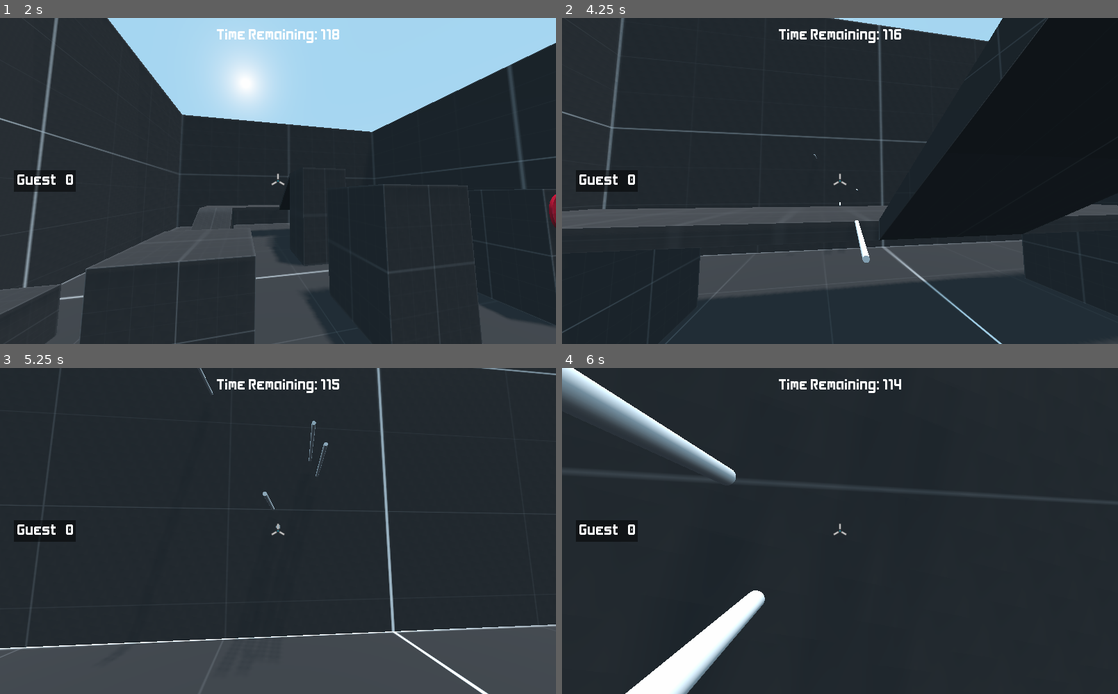
Above: before the commit, frames 1-4 (two rows, left to right).
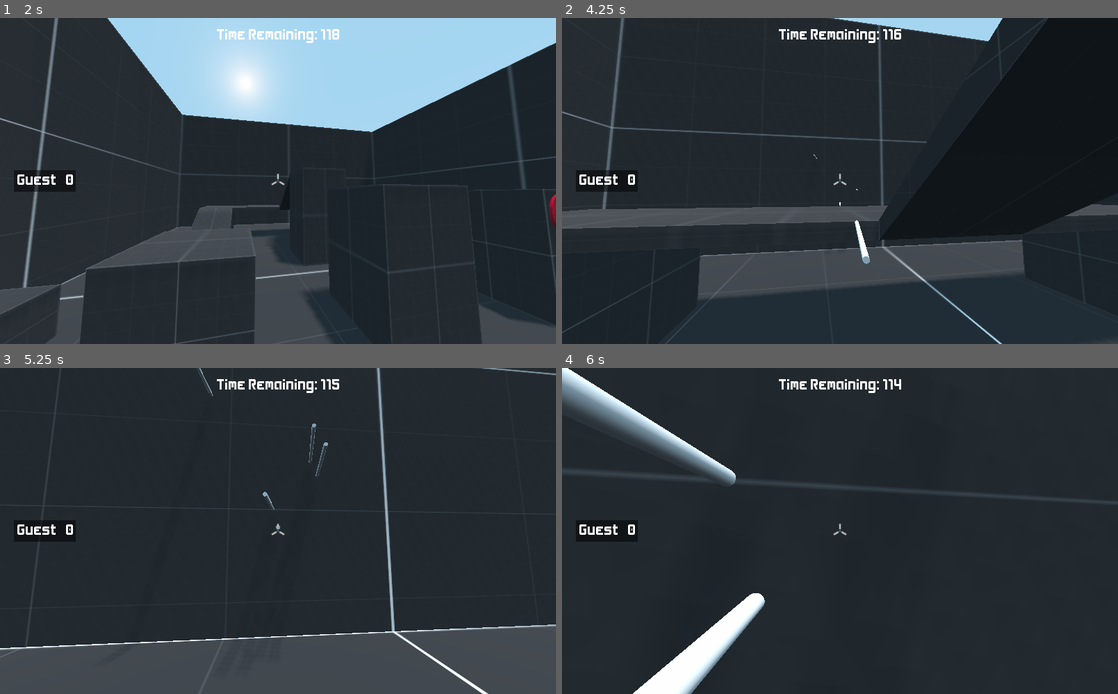
Above: after the commit, the same moments.

Repository: kdreese/godot-3D-shooter-project
Game: Godot game, scene res://src/states/Menu.tscn
Two runs of this game, one before a commit and one after it. Both use one fixed random seed, a clock stepped at 60 frames per second and the inputs below.
Inputs (mouse positions are in pixels of both pictures, inside the frame that each line leads up to):
- Up to frame 1 (2 s): click "Free Play" at 0.5 s; tap Enter at 1.25 s; move the mouse to (305, 181) at 1.27 s; press the mouse at (305, 181) at 1.28 s; hold W (move_forwards) from 1.28 s (still down); tap Space (jump) at 1.52 s
- Up to frame 2 (4.25 s): keep holding W (move_forwards); move the mouse to (812, 181) at 2.02 s; release the mouse at (812, 181) at 2.03 s; click (812, 181) at 2.1 s; tap Space (jump) at 2.27, 3.77 s; move the mouse to (851, 174) at 2.77 s; press the mouse at (851, 174) at 2.78 s; move the mouse to (834, 187) at 3.52 s; release the mouse at (834, 187) at 3.53 s; click (834, 187) at 3.6 s
- Up to frame 3 (5.25 s): keep holding W (move_forwards); move the mouse to (316, 534) at 4.27 s; press the mouse at (316, 534) at 4.28 s; tap Space (jump) at 4.52 s; move the mouse to (233, 527) at 5.02 s; release the mouse at (233, 527) at 5.03 s; click (233, 527) at 5.1 s
- Up to frame 4 (6 s): keep holding W (move_forwards); tap Space (jump) at 5.27 s; move the mouse to (845, 531) at 5.77 s; press the mouse at (845, 531) at 5.78 s

Frame 1 is identical in both runs. In frame 2, less than 0.1% of the frame differs, in the area x 45-56%, y 41-76%; in frame 3, less than 0.1%; in frame 4, 2.0%, in the area x 0-37%, y 0-100%.

Commit message:
Added initial arrow functionality

Diff:
--- a/src/objects/Player.gd
+++ b/src/objects/Player.gd
@@ -1,6 +1,7 @@
 extends KinematicBody
 
 
+signal shoot
 signal player_death
 
 
@@ -58,8 +59,7 @@
 		handle_mouse_movement(event as InputEventMouseMotion)
 		get_tree().set_input_as_handled()
 	elif event.is_action_pressed("shoot"):
-		if is_active:
-			shoot()
+		emit_signal("shoot")
 		get_tree().set_input_as_handled()
 
 
@@ -176,14 +176,9 @@
 	is_vulnerable = false
 
 
-func shoot():
+func shooting_sound():
 	var stream_player := shooting.get_children()[rand_range(0, shooting.get_child_count())] as AudioStreamPlayer3D
 	stream_player.play()
-	var arrow := Arrow.instance()
-	arrow.archer = self
-	arrow.transform = $Camera.global_transform
-	arrow.velocity = $Camera.get_global_transform().basis.z.normalized() * -SHOT_SPEED
-	get_tree().get_root().get_node("Game").add_child(arrow)
 
 
 func _on_Hurtbox_body_entered(body:Node) -> void:
--- a/src/objects/Target.gd
+++ b/src/objects/Target.gd
@@ -12,7 +12,6 @@
 
 
 remote func destroy_self(player_id: int) -> void:
-	get_parent().call_deferred("remove_child", self)
 	queue_free()
 	emit_signal("target_destroyed", player_id)
 
--- a/src/states/Game.gd
+++ b/src/states/Game.gd
@@ -2,8 +2,12 @@
 
 # Player won't spawn at the current point if another player is within radius
 const SPAWN_DISABLE_RADIUS := 3
+const SHOT_SPEED := 100.0
+
+const Arrow = preload("res://src/objects/Arrow.tscn")
 
 onready var pause_menu := $"%PauseMenu" as Control
+onready var arrows: Node = $"%Arrows"
 
 # A list of all the possible target locations within the current level.
 var target_transforms := []
@@ -183,6 +187,8 @@
 	move_to_spawn_point(my_player)
 	$Players.add_child(my_player)
 	Input.mouse_mode = Input.MOUSE_MODE_CAPTURED
+	error = my_player.connect("shoot", self, "i_would_like_to_shoot", [my_player.name])
+	assert(not error)
 
 
 # Spawn a player controlled by another person.
@@ -223,6 +229,31 @@
 	my_player.get_node("Camera").reset_physics_interpolation()
 
 
+func i_would_like_to_shoot(id: String) -> void:
+	if get_tree().has_network_peer() and not is_network_master():
+		rpc_id(1, "everyone_gets_an_arrow", id)
+	else:
+		everyone_gets_an_arrow(id)
+
+
+remote func everyone_gets_an_arrow(id: String) -> void:		# master
+	var my_player := $Players.get_node(id)
+	if my_player.is_active:		# if player meets the requirements to be able to shoot
+		if get_tree().has_network_peer():
+			rpc("spawn_arrow", id)
+		else:
+			spawn_arrow(id)
+
+
+remotesync func spawn_arrow(id: String) -> void:
+	var new_arrow := Arrow.instance()
+	new_arrow.archer = $Players.get_node(id)
+	new_arrow.transform = new_arrow.archer.get_node("Head").global_transform
+	new_arrow.velocity = new_arrow.archer.get_node("Head").get_global_transform().basis.z.normalized() * -SHOT_SPEED
+	arrows.add_child(new_arrow)
+	new_arrow.archer.shooting_sound()
+
+
 remote func end_of_match() -> void:
 	var player_id := Multiplayer.get_player_id()
 	if not Multiplayer.dedicated_server:
--- a/src/states/Game.tscn
+++ b/src/states/Game.tscn
@@ -41,3 +41,6 @@
 align = 1
 
 [node name="Players" type="Node" parent="."]
+
+[node name="Arrows" type="Node" parent="."]
+unique_name_in_owner = true
